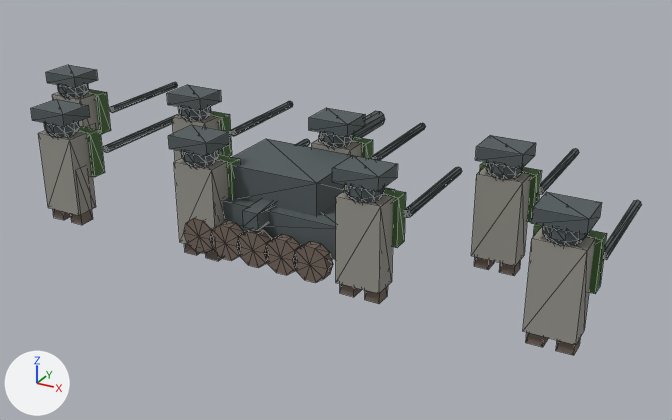
An edit to the glTF model Content/Warfront/Models/WarfrontEquipment.glb, drawn before and after from the same camera.
The view is the same before and after, from a 50 mm lens placed at (245.0, -395.0, 219.0), pointed at (14.0, 25.0, 9.0). The axes (+X, +Y, +Z) are drawn at lower left. The lights are the same throughout. The picture after the commit comes second. Mesh edges are drawn as thin lines.

Names of what the first picture shows: 'CzechWeapons', 'Soldiers', 'Tanks'.
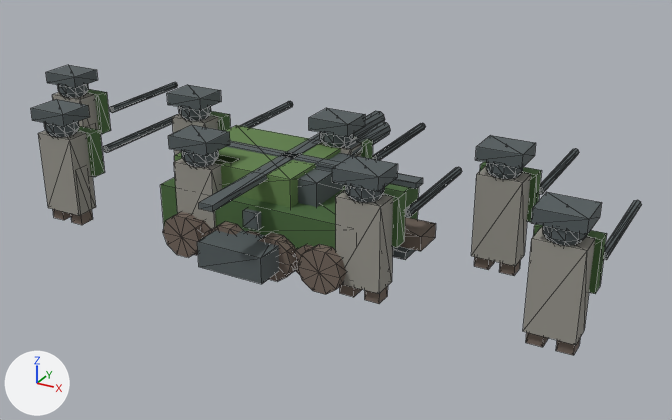
What differs and where, as boxes (x1, y1, x2, y2) in the pictures (672 x 420 px):
'CzechAPC', added
    after: (161, 122, 419, 294)
    faces in mat_leaves_dark (dark green #48693c): (161, 177, 419, 250)
    faces in mat_leaves_light (green #61814b): (174, 125, 342, 208)
    faces in mat_roof (brown #73655b): (163, 212, 346, 294)
    faces in mat_metal (dark grey #525b5d): (342, 122, 391, 155)
'CzechHelicopter', added
    after: (199, 133, 436, 251)
    faces in mat_metal (dark grey #525b5d): (199, 133, 423, 212)
    faces in mat_roof (brown #73655b): (400, 217, 436, 251)
'CzechAircraft', added
    after: (197, 230, 415, 284)
'Tanks', unchanged, covered by the edit
    before: (184, 111, 395, 283)
    after: (195, 111, 385, 276)

The change in detail:
Material 'leaves_light' (mat_leaves_light) is new.
Its base color is (0.12, 0.22, 0.07) (green #61814b).
Its roughness is 1.0.
Mesh me_czechaircraft is new.
It consists of a box spanning x -19.0..19.0, y -59.0..59.0, z 3.0..17.0, material slot 0; a box spanning x -75.0..75.0, y -14.0..14.0, z 10.0..14.0, material slot 0; a box spanning x -16.0..16.0, y 12.0..44.0, z 22.0..30.0, material slot 1.
It uses material mat_metal (dark grey #525b5d).
It uses material mat_leaves_dark (dark green #48693c).
Mesh me_czechhelicopter is new.
It has 54 vertices, 88 faces and spans x -75.0..81.0, y -75.0..95.0, z 4.0..48.0.
Faces by material slot: [12, 64, 12].
It uses material mat_leaves_dark (dark green #48693c).
It uses material mat_metal (dark grey #525b5d).
It uses material mat_roof (brown #73655b).
Mesh me_czechapc is new.
It has 214 vertices, 384 faces and spans x -59.0..59.0, y -43.0..72.0, z -3.4..48.3.
Faces by material slot: [12, 12, 40, 320].
It uses material mat_leaves_dark (dark green #48693c).
It uses material mat_leaves_light (green #61814b).
It uses material mat_metal (dark grey #525b5d).
It uses material mat_roof (brown #73655b).
Object 'CzechAircraft' (ob_czechaircraft) is new; it shows me_czechaircraft.
Its location is (0.0, 0.0, 0.0).
Object 'CzechHelicopter' (ob_czechhelicopter) is new; it shows me_czechhelicopter.
Its location is (0.0, 0.0, 0.0).
Object 'CzechAPC' (ob_czechapc) is new; it shows me_czechapc.
Its location is (0.0, 0.0, 0.0).
